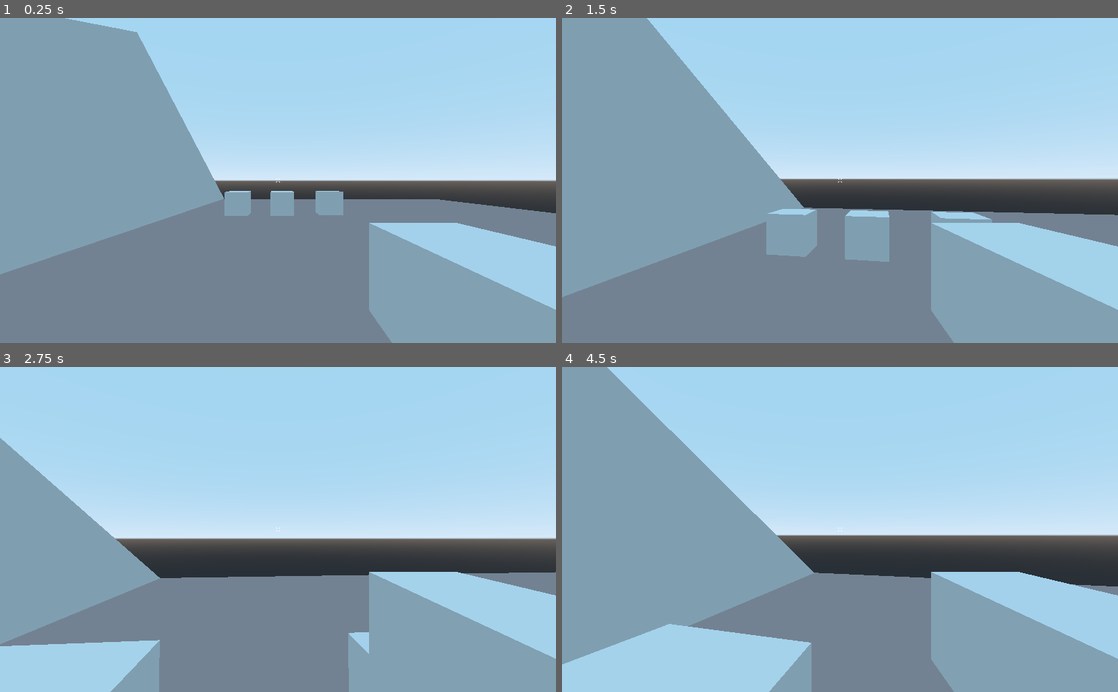
Above: before the commit, frames 1-4 (two rows, left to right).
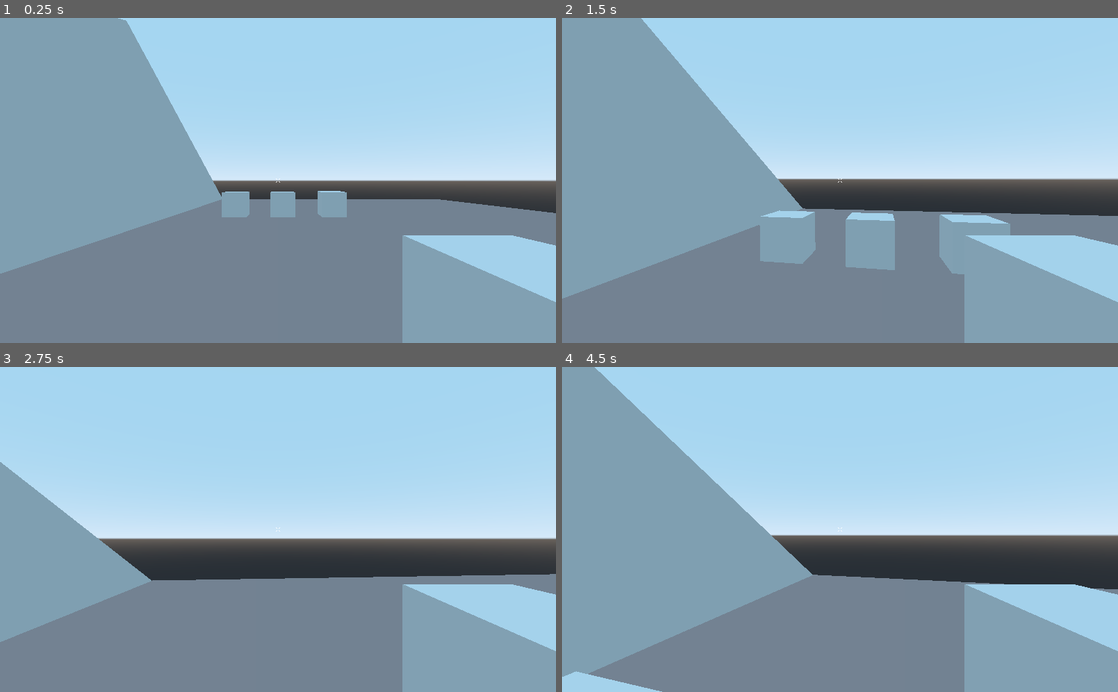
Above: after the commit, the same moments.

Repository: 20akshay00/Jinx
Game: Godot game, scene res://World.tscn
Same seed, same stepped clock (60 frames per second), same inputs: the game is played once before the commit and once after it.
Inputs (mouse positions are in pixels of both pictures, inside the frame that each line leads up to):
- Up to frame 1 (0.25 s): no input
- Up to frame 2 (1.5 s): tap Enter at 0.5 s; move the mouse to (867, 180) at 0.52 s; hold W (forward) from 0.53 s (still down); click (867, 180) at 0.6 s; tap Space (jump) at 0.77 s; move the mouse to (812, 180) at 1.27 s; tap Shift (sprint) at 1.35 s
- Up to frame 3 (2.75 s): keep holding W (forward); tap Space (jump) at 1.52 s; move the mouse to (289, 523) at 2.02 s; click (289, 523) at 2.1 s
- Up to frame 4 (4.5 s): keep holding W (forward); tap Space (jump) at 2.75, 3.02, 3.77 s; move the mouse to (834, 536) at 2.77 s; tap Shift (sprint) at 2.85, 4.35 s; move the mouse to (878, 532) at 3.52 s; click (878, 532) at 3.6 s; move the mouse to (795, 526) at 4.27 s

The runs differ from the first frame. In frame 1, 3.8% of the frame differs, in the area x 0-100%, y 0-100%; in frame 2, 4.4%; in frame 3, 10%; in frame 4, 11%.

Commit message:
fix bullet self-collision

Diff:
--- a/Player.tscn
+++ b/Player.tscn
@@ -14,13 +14,14 @@
 GRAVITY = 0
 
 [node name="CollisionShape" type="CollisionShape" parent="."]
-transform = Transform( 1, 0, 0, 0, -4.37114e-08, -1, 0, 1, -4.37114e-08, 0, 2, 0 )
+transform = Transform( 1, 0, 0, 0, -4.37114e-08, -1, 0, 1, -4.37114e-08, 0, 2.02004, 0 )
 shape = SubResource( 1 )
 
 [node name="Head" type="Spatial" parent="."]
+transform = Transform( 1, 0, 0, 0, 1, 0, 0, 0, 1, 0, 3, -1 )
 
 [node name="Camera" type="Camera" parent="Head"]
-transform = Transform( 1, 0, 0, 0, 1, 0, 0, 0, 1, 0, 3, 0 )
+transform = Transform( 1, 0, 0, 0, 1, 0, 0, 0, 1, -0.00596762, 0, -0.00777745 )
 
 [node name="CenterContainer" type="CenterContainer" parent="Head/Camera"]
 anchor_right = 1.0
@@ -38,12 +39,11 @@
 stretch_mode = 4
 
 [node name="AimCast" type="RayCast" parent="Head/Camera"]
-transform = Transform( 1, 0, 0, 0, 1, 0, 0, 0, 1, 0, 0, -1.08708 )
 enabled = true
 cast_to = Vector3( 0, 0, -1000 )
 
 [node name="Staff" type="MeshInstance" parent="Head"]
-transform = Transform( 1, 0, 0, 0, 1, 0, 0, 0, 1, 0.770825, 2.5074, -0.582886 )
+transform = Transform( 1, 0, 0, 0, 1, 0, 0, 0, 1, 0.8183, -0.501842, -0.329575 )
 mesh = SubResource( 2 )
 
 [node name="StaffTip" type="Spatial" parent="Head/Staff"]
--- /dev/null
+++ b/SkyBox.tscn
@@ -0,0 +1,30 @@
+[gd_scene load_steps=2 format=2]
+
+[sub_resource type="BoxShape" id=1]
+extents = Vector3( 300, 1, 300 )
+
+[node name="SkyBox" type="StaticBody"]
+
+[node name="yBottom" type="CollisionShape" parent="."]
+transform = Transform( 1, 0, 0, 0, 1, 0, 0, 0, 1, 0, -300, 0 )
+shape = SubResource( 1 )
+
+[node name="yTop" type="CollisionShape" parent="."]
+transform = Transform( 1, 0, 0, 0, 1, 0, 0, 0, 1, 0, 300, 0 )
+shape = SubResource( 1 )
+
+[node name="xRight" type="CollisionShape" parent="."]
+transform = Transform( 1, 0, 0, 0, -4.37114e-08, -1, 0, 1, -4.37114e-08, 0, 0, 300 )
+shape = SubResource( 1 )
+
+[node name="xLeft" type="CollisionShape" parent="."]
+transform = Transform( 1, 0, 0, 0, -4.37114e-08, -1, 0, 1, -4.37114e-08, 0, 0, -300 )
+shape = SubResource( 1 )
+
+[node name="zRight" type="CollisionShape" parent="."]
+transform = Transform( -4.37114e-08, -1, 0, 1, -4.37114e-08, 0, 0, 0, 1, 300, 0, 0 )
+shape = SubResource( 1 )
+
+[node name="zLeft" type="CollisionShape" parent="."]
+transform = Transform( -4.37114e-08, -1, 0, 1, -4.37114e-08, 0, 0, 0, 1, -300, 0, 0 )
+shape = SubResource( 1 )
--- a/World.tscn
+++ b/World.tscn
@@ -1,7 +1,8 @@
-[gd_scene load_steps=10 format=2]
+[gd_scene load_steps=11 format=2]
 
 [ext_resource path="res://Player.tscn" type="PackedScene" id=1]
 [ext_resource path="res://CursedObject.tscn" type="PackedScene" id=2]
+[ext_resource path="res://SkyBox.tscn" type="PackedScene" id=3]
 
 [sub_resource type="BoxShape" id=1]
 extents = Vector3( 25, 1, 24 )
@@ -60,3 +61,6 @@
 
 [node name="CursedObject" parent="." instance=ExtResource( 2 )]
 transform = Transform( 1, 0, 0, 0, 1, 0, 0, 0, 1, 8, 1, 0 )
+
+[node name="SkyBox" parent="." instance=ExtResource( 3 )]
+transform = Transform( 1, 0, 0, 0, 1, 0, 0, 0, 1, 0, 0, -0.0764732 )
